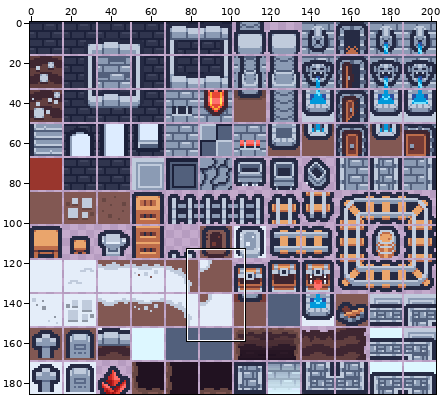
One commit to this sprite sheet: Assets/Graphics/Sprites/SpriteSheetCastle.png. Above, an overview of the earlier version with the close-up marked.
Close-up. Before:
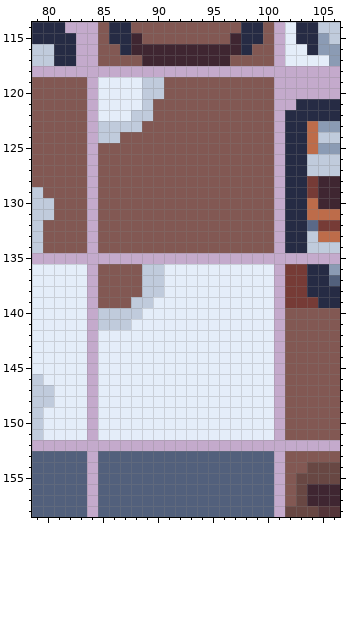
The file is 203x186 pixels. Colours within 5 levels of each other are drawn and written as one. Shown: x 79..106, y 114..158.
After the commit:
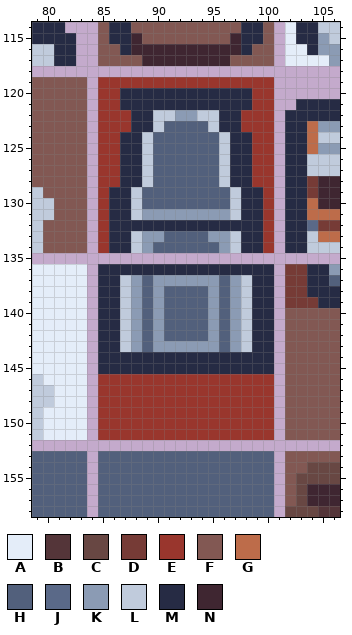
Palette (. is transparent): A #e4edf9  B #543539  C #684743  D #763b36  E #99362d  F #825853  G #bd6c4a  H #52607c  J #5a6988  K #8b9bb4  L #c0cbdc  M #262b44  N #3f2631
The edit:
{"y":119,"x":85,"old":"AAAALLFFFFFFFFFF","new":"EEEEEEEEEEEEEEEE"}
{"y":120,"x":85,"old":"AAAALLFFFFFFFFFF","new":"EEMMMMMMMMMMMMEE"}
{"y":121,"x":85,"old":"AAAALFFFFFFFFFFF","new":"EEMMMMMMMMMMMMEE"}
{"y":122,"x":85,"old":"AAALLFFFFFFFFFFF","new":"EEEMMLLKKLLMMEEE"}
{"y":123,"x":85,"old":"LLLLFFFFFFFFFFFF","new":"EEEMMLHHHHLMMEEE"}
{"y":124,"x":85,"old":"LLFFFFFFFFFFFFFF","new":"EEMMLHHHHHHLMMEE"}
{"y":125,"x":85,"old":"FFFFFFFFFFFFFFFF","new":"EEMMLHHHHHHLMMEE"}
{"y":126,"x":85,"old":"FFFFFFFFFFFFFFFF","new":"EEMMLHHHHHHLMMEE"}
{"y":127,"x":85,"old":"FFFFFFFFFFFFFFFF","new":"EEMMLHHHHHHLMMEE"}
{"y":128,"x":85,"old":"FFFFFFFFFFFFFFFF","new":"EEMMLHHHHHHLMMEE"}
{"y":129,"x":85,"old":"FFFFFFFFFFFFFFFF","new":"EMMLHHHHHHHHLMME"}
{"y":130,"x":85,"old":"FFFFFFFFFFFFFFFF","new":"EMMLHHHHHHHHLMME"}
{"y":131,"x":85,"old":"FFFFFFFFFFFFFFFF","new":"EMMLKKKKKKKKLMME"}
{"y":132,"x":85,"old":"FFFFFFFFFFFFFFFF","new":"EMMMMMMMMMMMMMME"}
{"y":133,"x":85,"old":"FFFFFFFFFFFFFFFF","new":"EMMLKKHHHHKKLMME"}
{"y":134,"x":85,"old":"FFFFFFFFFFFFFFFF","new":"EMMLKHHHHHHKLMME"}
{"y":136,"x":85,"old":"FFFFLLAAAAAAAAAA","new":"MMMMMMMMMMMMMMMM"}
{"y":137,"x":85,"old":"FFFFLLAAAAAAAAAA","new":"MMLKHKKKKKKHKLMM"}
{"y":138,"x":85,"old":"FFFFLLAAAAAAAAAA","new":"MMLKHKHHHHKHKLMM"}
{"y":139,"x":85,"old":"FFFLLAAAAAAAAAAA","new":"MMLKHKHHHHKHKLMM"}
{"y":140,"x":85,"old":"LL","new":"MM"}
{"y":140,"x":88,"old":"LAAAAAAAAAAAA","new":"KHKHHHHKHKLMM"}
{"y":141,"x":85,"old":"LL","new":"MM"}
{"y":141,"x":88,"old":"AAAAAAAAAAAAA","new":"KHKHHHHKHKLMM"}
{"y":142,"x":85,"old":"AAAAAAAAAAAAAAAA","new":"MMLKHKHHHHKHKLMM"}
{"y":143,"x":85,"old":"AAAAAAAAAAAAAAAA","new":"MMLKHKKKKKKHKLMM"}
{"y":144,"x":85,"old":"AAAAAAAAAAAAAAAA","new":"MMMMMMMMMMMMMMMM"}
{"y":145,"x":85,"old":"AAAAAAAAAAAAAAAA","new":"MMMMMMMMMMMMMMMM"}
{"y":146,"x":85,"old":"AAAAAAAAAAAAAAAA","new":"EEEEEEEEEEEEEEEE"}
{"y":147,"x":85,"old":"AAAAAAAAAAAAAAAA","new":"EEEEEEEEEEEEEEEE"}
{"y":148,"x":85,"old":"AAAAAAAAAAAAAAAA","new":"EEEEEEEEEEEEEEEE"}
{"y":149,"x":85,"old":"AAAAAAAAAAAAAAAA","new":"EEEEEEEEEEEEEEEE"}
{"y":150,"x":85,"old":"AAAAAAAAAAAAAAAA","new":"EEEEEEEEEEEEEEEE"}
{"y":151,"x":85,"old":"AAAAAAAAAAAAAAAA","new":"EEEEEEEEEEEEEEEE"}
